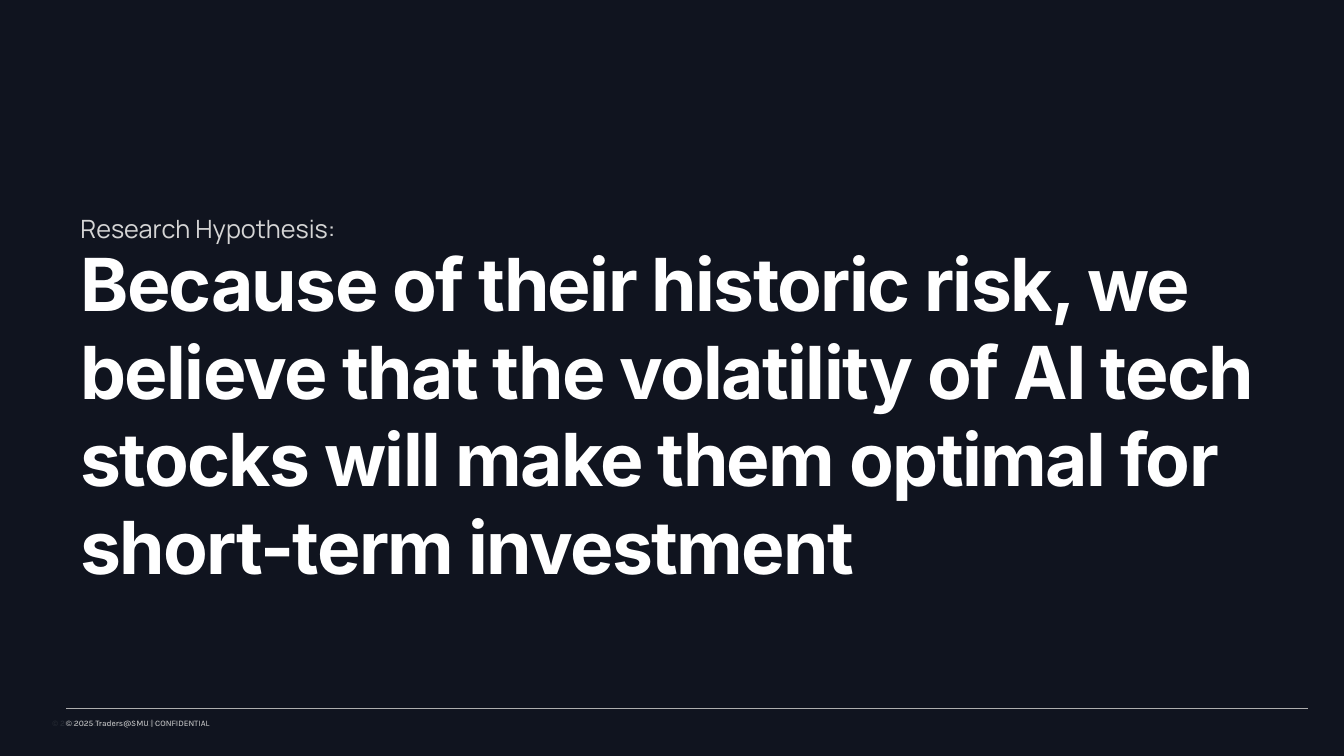
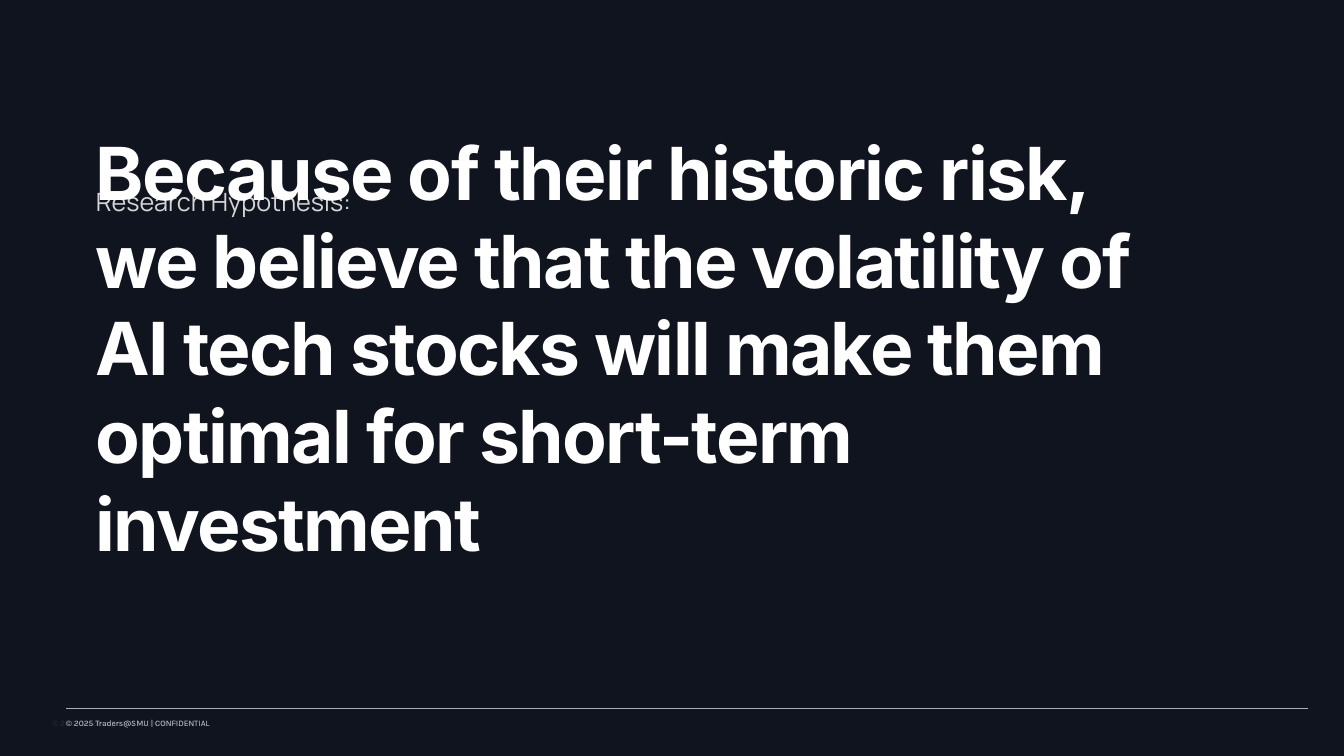
Before and after one commit to Traders-SMU/traders-smu-final-project-submission-dxerg123, a slide deck: slide 3 of Beta of AI Tech Stocks.pptx. Drawn at 1344x756 pixels with LibreOffice and Linux fonts; fonts in the diff are those of the drawing; background and template pictures are left out; a plain dark background stands for a picture behind light text. Boxes give left, top, right and bottom in pixels: in the first picture for what was removed or moved away, otherwise in the second. Text is boxed around its words. In the diff, an @@ line names an element or a change of style, - is before the commit and + after.

```diff
--- a/Beta of AI Tech Stocks.pptx
+++ b/Beta of AI Tech Stocks.pptx
@@ title "Because of their historic risk, ..." rewrapped from [80,255,1254,575] to [96,144,1131,552] @@
@@ text "Research Hypothesis:" rewrapped from [80,219,335,244] to [96,188,351,217] @@
```
Also in this commit, not shown: 9 other slides changed, 1 slide added.
